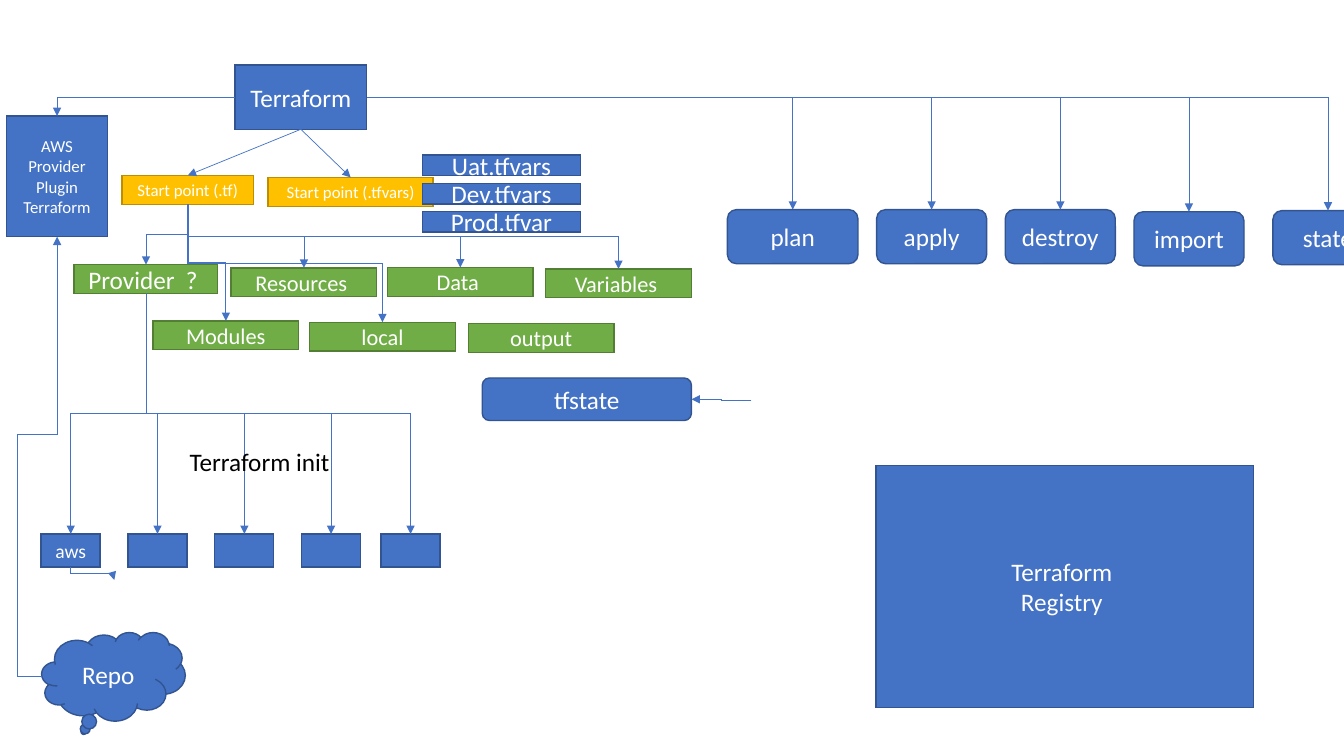
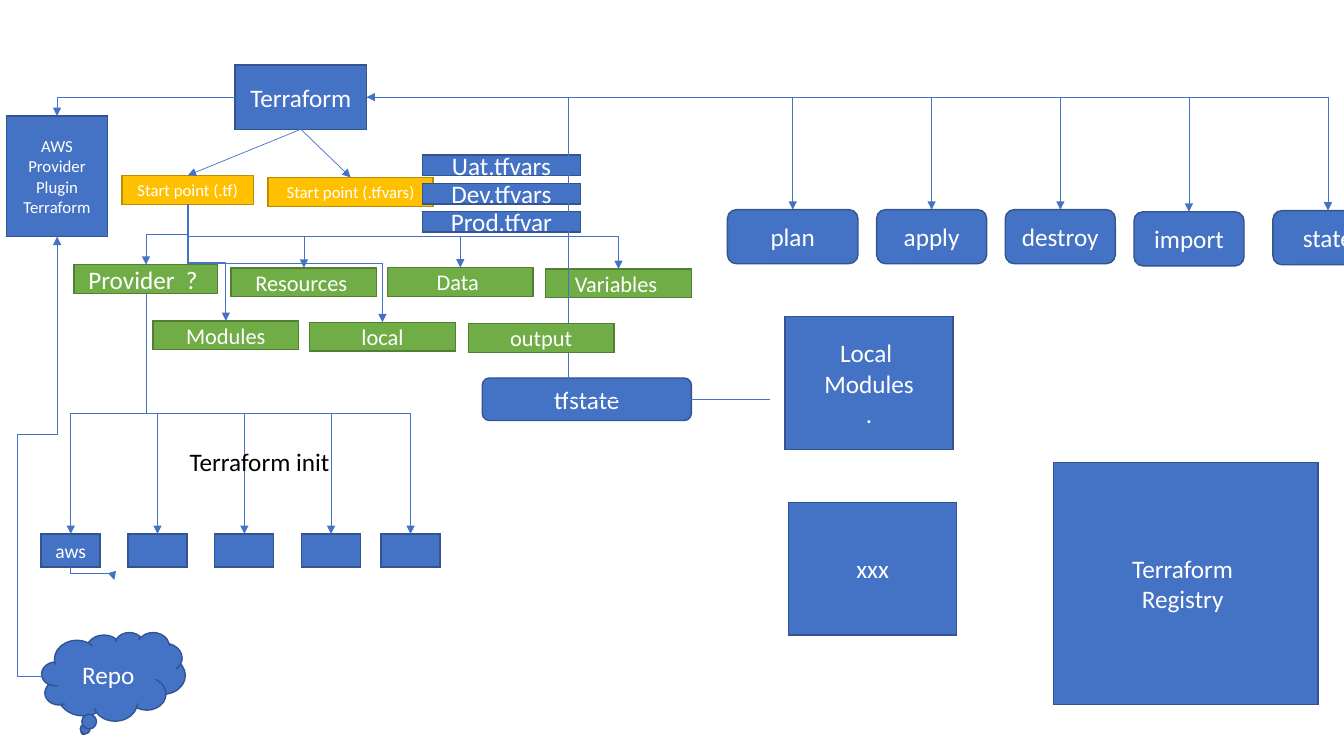
Before and after one commit to nileshdevdas/advaws, a slide deck: slide 14 of AWSPresentation1.pptx (slide 12 before the commit). Drawn at 1344x756 pixels with LibreOffice and Linux fonts; fonts in the diff are those of the drawing. Boxes give left, top, right and bottom in pixels: in the first picture for what was removed or moved away, otherwise in the second. Text is boxed around its words. In the diff, an @@ line names an element or a change of style, - is before the commit and + after.

```diff
--- a/AWSPresentation1.pptx
+++ b/AWSPresentation1.pptx
@@ elbow arrow moved from (751, 400) - (692, 399) to (770, 399) - (367, 97) @@
@@ rectangle added at [785,317,954,450], fill #4472C4, outline #325491 1 pt, 18 pt, text #FFFFFF @@
+Local
+Modules
+.
@@ rectangle "Terraform": place and size @@
-rectangle "Terraform" at [876,466,1253,708]
+rectangle "Terraform" at [1054,463,1318,705]
@@ rectangle added at [788,502,957,635], fill #4472C4, outline #325491 1 pt, 18 pt, text #FFFFFF @@
+xxx
```
Also in this commit, not shown: 1 other slide changed, 3 slides added, 1 slide removed, 2 other files.
